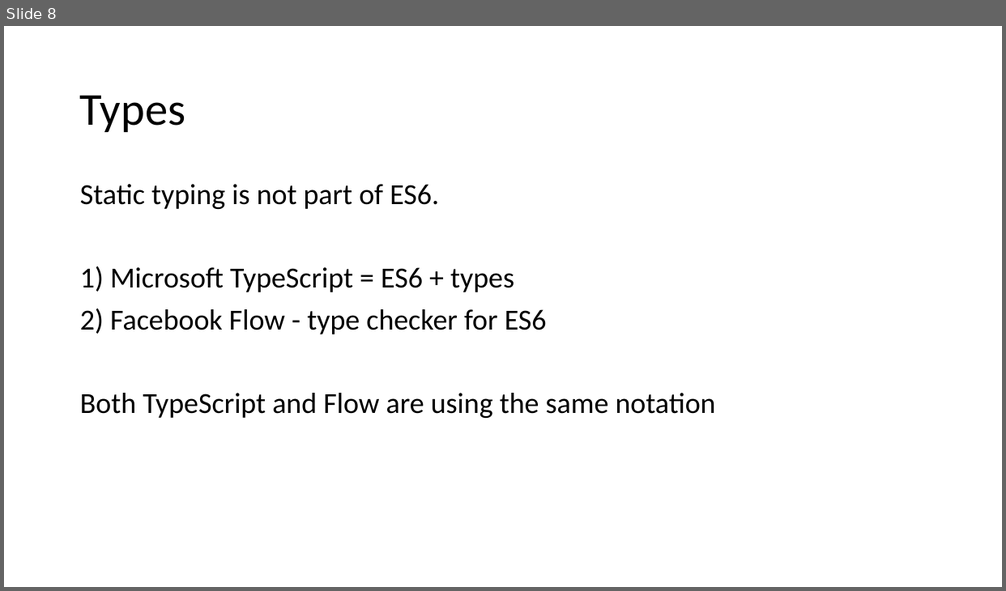
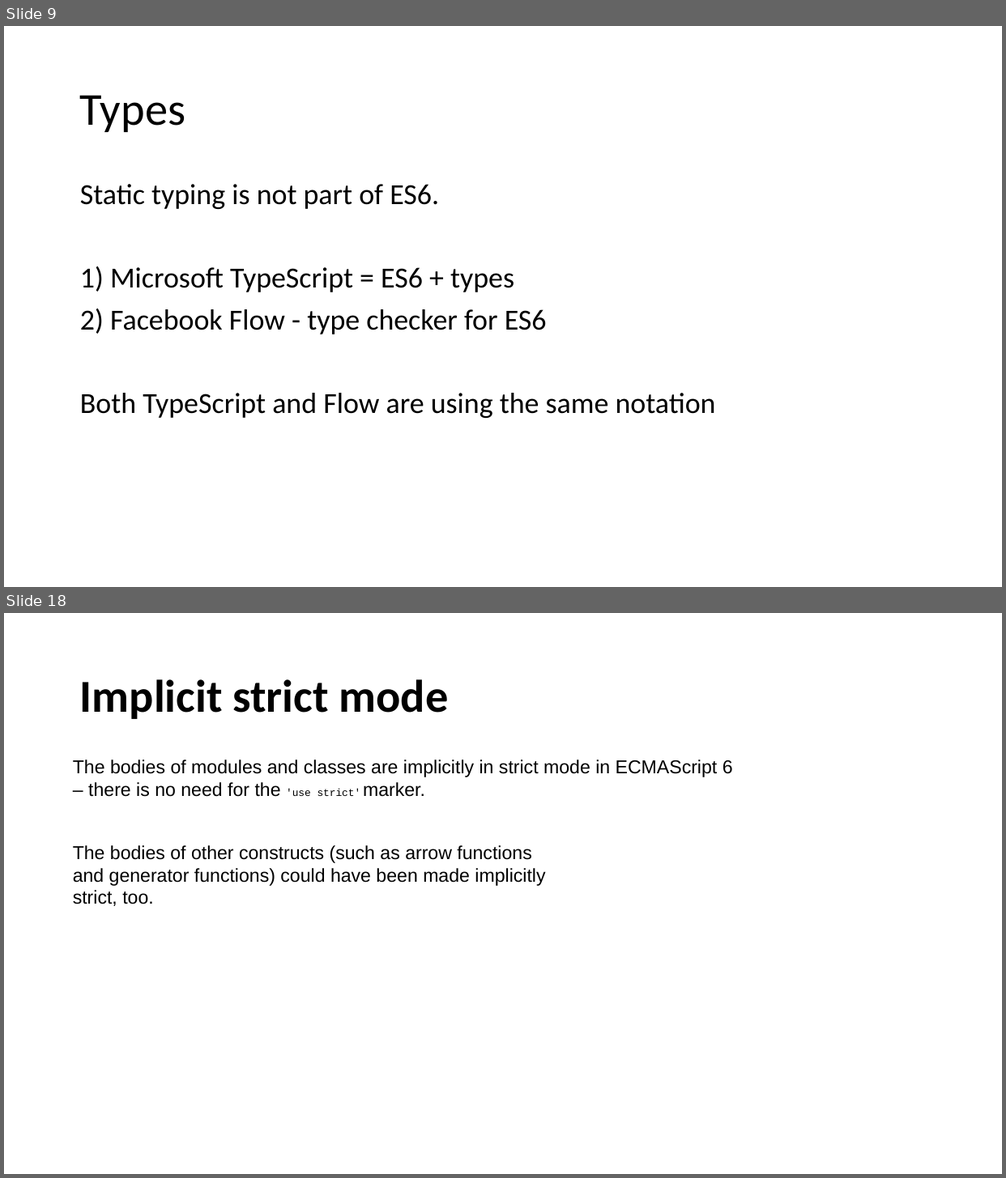
Before and after one commit to dzmitry-varabei/front-end-course, a slide deck: es6/es6.pptx. Shown one above the other, each under a label of ours: slide 8 before the commit, slides 9 and 18 after it; the slides between them are not shown. The pictures are 1006x591 and 1006x1178 pixels, drawn with LibreOffice and Linux fonts; fonts in the diff are those of the drawing. Boxes give left, top, right and bottom in pixels: in the first picture for what was removed or moved away, otherwise in the second. Text is boxed around its words. In the diff, an @@ line names an element or a change of style, - is before the commit and + after.

```diff
--- a/es6/es6.pptx
+++ b/es6/es6.pptx
@@ slide 18 added at box(4, 613, 1002, 1174), background #FFFFFF @@
@@ title added at box(80, 679, 449, 719), 44 pt, text #000000, bold @@
+Implicit strict mode
@@ text added at box(73, 760, 733, 797), 18 pt, text #000000 @@
+The bodies of modules and classes are implicitly in strict mode in ECMAScript 6
+– there is no need for the 'use strict' marker.
@@ text added at box(73, 845, 545, 906), 18 pt, text #000000 @@
+The bodies of other constructs (such as arrow functions and generator functions) could have been made implicitly strict, too.
@@ what was slide 8 is now slide 9 @@
```
Also in this commit, not shown: 1 slide changed, 9 other slides added, 1 other file.
